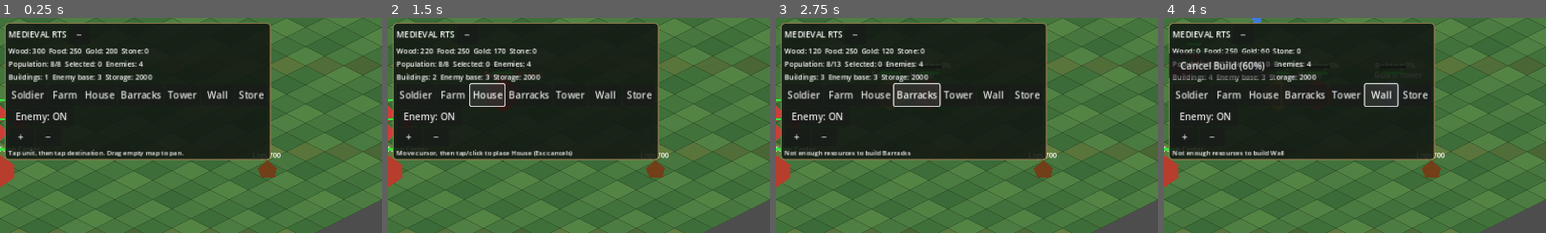
Above: before the commit, frames 1-4 (left to right).
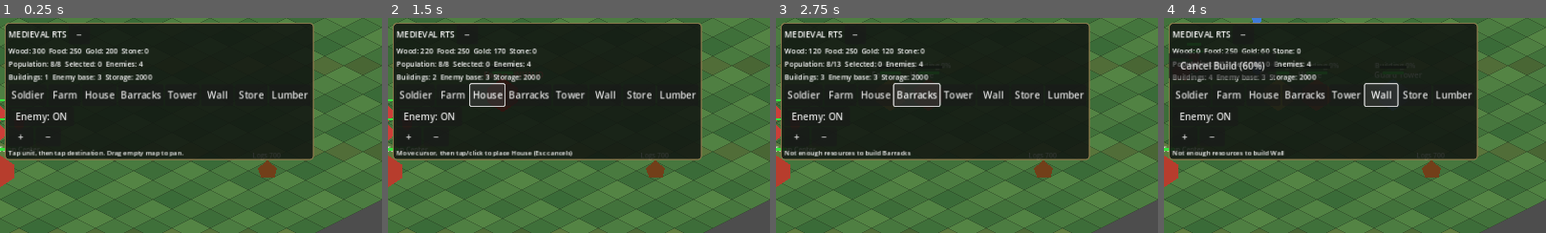
Above: after the commit, the same moments.

Repository: noub1234567-cmd/Medieval-RTS-Mobile
Game: Godot game, scene res://scenes/main.tscn
The game is run twice, just before and just after one commit, with the same random seed, the same clock (stepped at 60 frames per second) and the same inputs.
Inputs:
- Up to frame 1 (0.25 s): no input
- Up to frame 2 (1.5 s): click "Farm" at 0.5 s; click "House" at 1.25 s
- Up to frame 3 (2.75 s): click "Barracks" at 2 s
- Up to frame 4 (4 s): click "Tower" at 2.75 s; click "Wall" at 3.5 s
The pictures show only the part of the screen within x 0-50%, y 0-50%; the shares and areas given below are measured in that part.

The runs differ from the first frame. In frame 1, 7.5% of the frame differs, in the area x 70-83%, y 2-67%; in frame 2, 7.5%; in frame 3, 7.5%; in frame 4, 7.5%.

Commit message:
Add Lumber Mill building and wood production

Diff:
--- a/scripts/game.gd
+++ b/scripts/game.gd
@@ -62,7 +62,7 @@
 var storage_points: Array[Node2D] = []
 var storage_capacity := 2000
 const ResourceNodeScript := preload("res://scripts/resource_node.gd")
-var building_cost := {"Farm": {"wood": 80, "gold": 30}, "House": {"wood": 100, "gold": 50}, "Barracks": {"wood": 150, "gold": 80}, "Guard Tower": {"wood": 120, "gold": 60}, "Wall": {"wood": 25, "gold": 5}, "Warehouse": {"wood": 180, "gold": 70}}
+var building_cost := {"Farm": {"wood": 80, "gold": 30}, "House": {"wood": 100, "gold": 50}, "Barracks": {"wood": 150, "gold": 80}, "Guard Tower": {"wood": 120, "gold": 60}, "Wall": {"wood": 25, "gold": 5}, "Warehouse": {"wood": 180, "gold": 70}, "Lumber Mill": {"wood": 150, "gold": 50}}
 
 func _ready() -> void:
 	var overlay := OverlayScene.instantiate()
@@ -488,11 +488,11 @@
 	recruit.custom_minimum_size=Vector2(64,36)
 	recruit.pressed.connect(recruit_soldier)
 	buttons.add_child(recruit)
-	for building_name in ["Farm","House","Barracks","Tower","Wall","Store"]:
+	for building_name in ["Farm","House","Barracks","Tower","Wall","Store","Lumber"]:
 		var b:=Button.new()
 		b.text=building_name
 		b.custom_minimum_size=Vector2(54,36)
-		b.pressed.connect(func(): begin_placement("Guard Tower" if building_name=="Tower" else "Warehouse" if building_name=="Store" else building_name))
+		b.pressed.connect(func(): begin_placement("Guard Tower" if building_name=="Tower" else "Warehouse" if building_name=="Store" else "Lumber Mill" if building_name=="Lumber" else building_name))
 		buttons.add_child(b)
 	var enemy_row:=HBoxContainer.new()
 	v.add_child(enemy_row)
@@ -732,7 +732,7 @@
 	structure.position=pos
 	var shape:=Polygon2D.new()
 	shape.polygon=PackedVector2Array([Vector2(0,-26),Vector2(24,-10),Vector2(24,12),Vector2(0,28),Vector2(-24,12),Vector2(-24,-10)])
-	shape.color={"Farm":Color(0.65,0.55,0.25),"House":Color(0.65,0.3,0.22),"Barracks":Color(0.3,0.32,0.4),"Guard Tower":Color(0.35,0.55,0.65),"Wall":Color(0.45,0.42,0.38),"Warehouse":Color(0.55,0.48,0.32)}[pending_building]
+	shape.color={"Farm":Color(0.65,0.55,0.25),"House":Color(0.65,0.3,0.22),"Barracks":Color(0.3,0.32,0.4),"Guard Tower":Color(0.35,0.55,0.65),"Wall":Color(0.45,0.42,0.38),"Warehouse":Color(0.55,0.48,0.32),"Lumber Mill":Color(0.35,0.52,0.25)}[pending_building]
 	structure.add_child(shape)
 	var label:=Label.new()
 	label.text=pending_building
@@ -935,6 +935,7 @@
 		b.max_health+=150
 		b.health+=150
 		b.update_health_bar()
+	elif b.building_type=="Lumber Mill":pass
 	elif b.building_type=="Wall":
 		b.max_health+=100
 		b.health+=100
@@ -1016,6 +1017,7 @@
 		for b in buildings:
 			if b.is_complete and b.name=="Farm": resources.food+=int(round(10.0*(1.3 if b.building_upgrade_level>=2 else 1.0)))
 			elif b.is_complete and b.name=="House": resources.gold+=3
+			elif b.is_complete and b.name=="Lumber Mill": resources.wood+=int(round(10.0*(1.3 if b.building_upgrade_level>=2 else 1.0)))
 		update_status()
 	var motion:=Vector2.ZERO
 	if Input.is_key_pressed(KEY_A) or Input.is_key_pressed(KEY_LEFT): motion.x+=1
